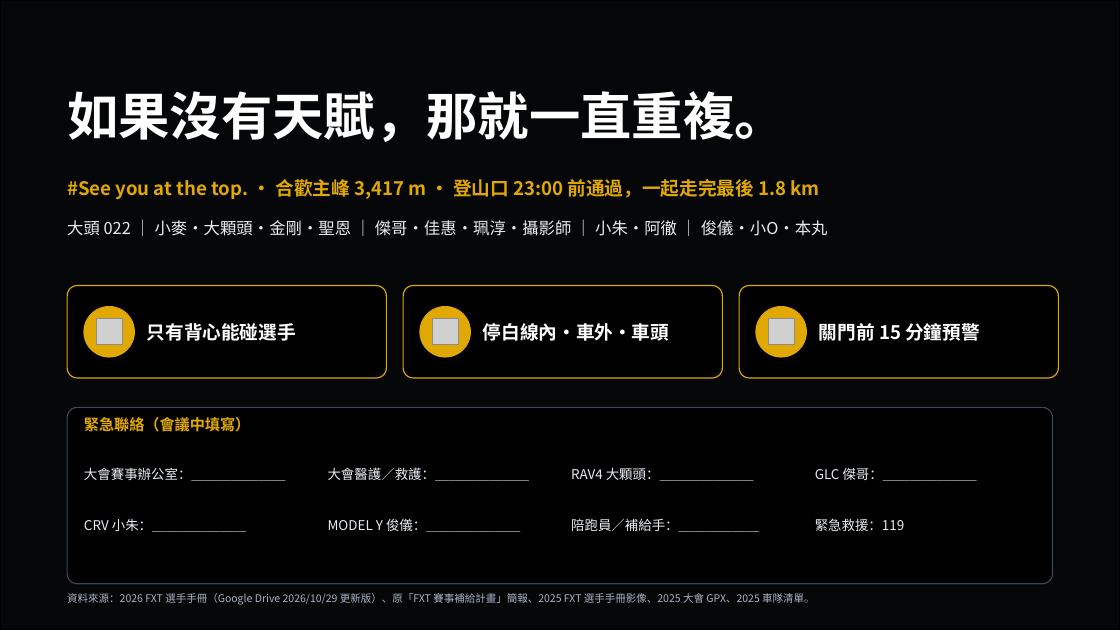
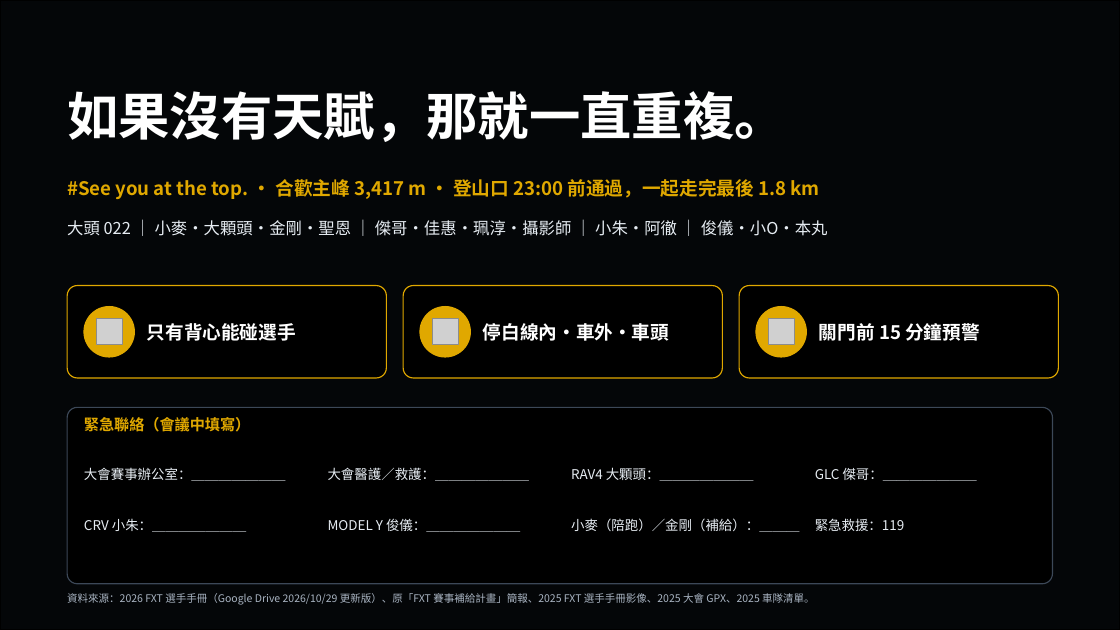
Before and after one commit to powermovebboy-sys/Race-site, a slide deck: slide 32 of deck/2026_FXT_補給作戰計畫.pptx. Drawn at 1120x630 pixels with LibreOffice and Linux fonts; fonts in the diff are those of the drawing; grey boxes stand for pictures; background and template pictures are left out. Boxes give left, top, right and bottom in pixels: in the first picture for what was removed or moved away, otherwise in the second. Text is boxed around its words. In the diff, an @@ line names an element or a change of style, - is before the commit and + after.

```diff
--- a/deck/2026_FXT_補給作戰計畫.pptx
+++ b/deck/2026_FXT_補給作戰計畫.pptx
@@ text at [571, 518, 799, 532]: text changed @@
-陪跑員／補給手：＿＿＿＿＿＿
+小麥（陪跑）／金剛（補給）：＿＿＿
```
Also in this commit, not shown: 6 other slides changed, 3 other files.
